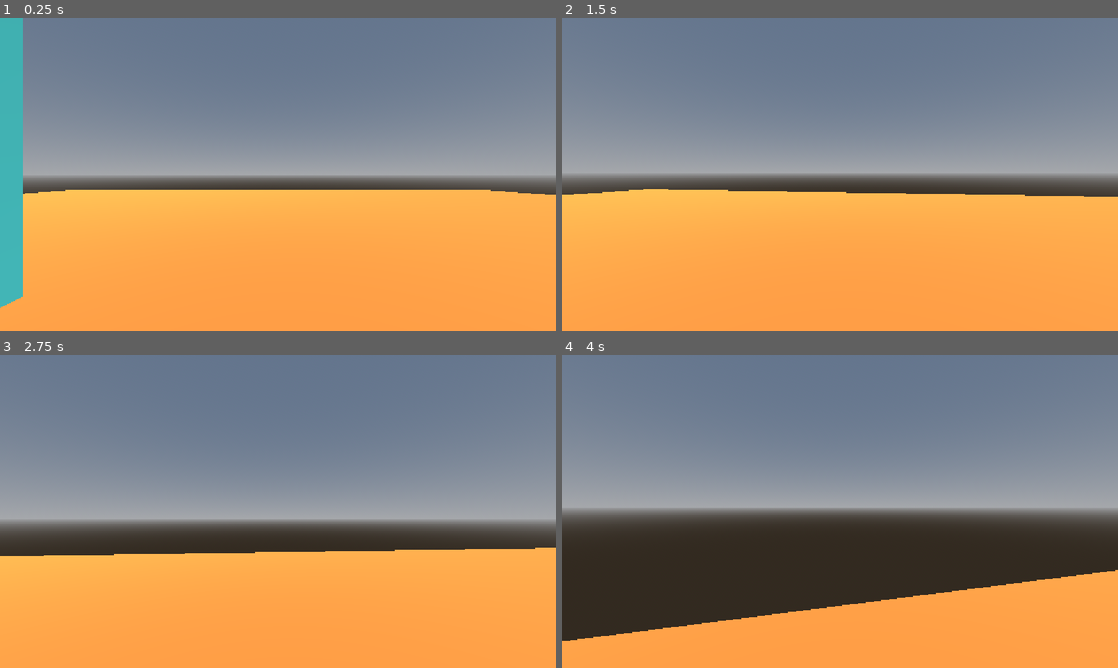
Above: before the commit, frames 1-4 (two rows, left to right).
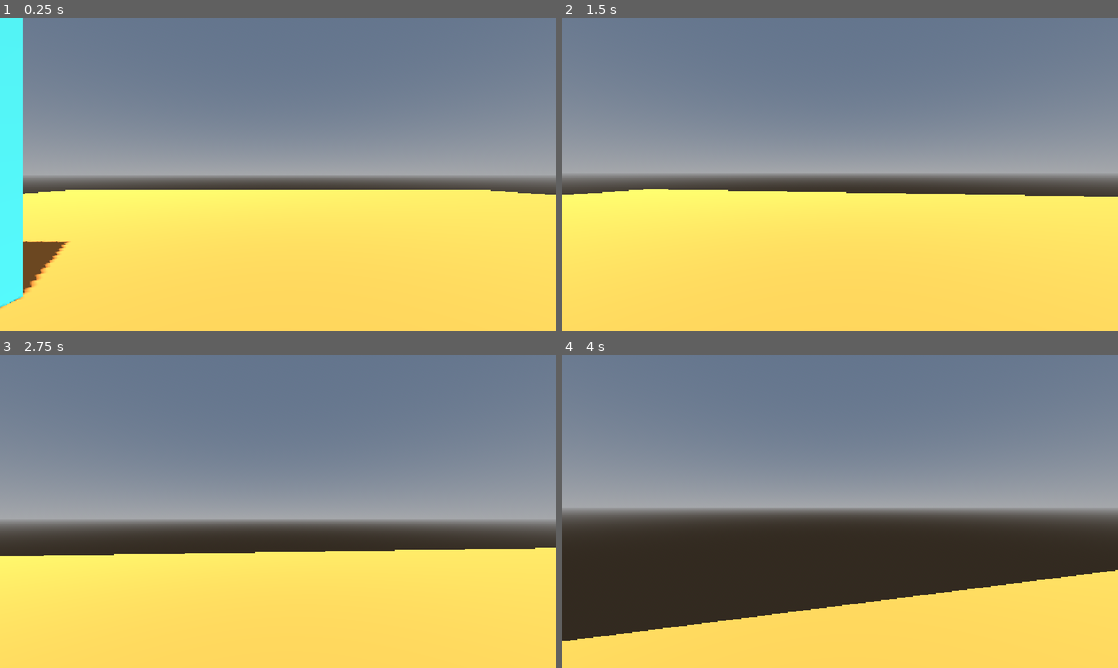
Above: after the commit, the same moments.

Repository: Jakobsen123/godot-multiplayer
Game: Godot game, scene res://Scenes/test_area.tscn
Two runs of this game, one before a commit and one after it. Both use one fixed random seed, a clock stepped at 60 frames per second and the inputs below.
Inputs (mouse positions are in pixels of both pictures, inside the frame that each line leads up to):
- Up to frame 1 (0.25 s): no input
- Up to frame 2 (1.5 s): tap Enter (ui_accept) at 0.5, 0.6, 0.77, 1.07, 1.35 s; move the mouse to (867, 174) at 0.52 s; hold W (moveForward) from 0.53 s (still down); move the mouse to (812, 174) at 1.27 s
- Up to frame 3 (2.75 s): keep holding W (moveForward); tap Enter (ui_accept) at 1.52, 1.82, 2.1 s; move the mouse to (289, 505) at 2.02 s
- Up to frame 4 (4 s): keep holding W (moveForward); move the mouse to (834, 517) at 2.77 s; tap Enter (ui_accept) at 2.85, 3.02, 3.32, 3.6, 3.77 s; move the mouse to (878, 514) at 3.52 s

The runs differ from the first frame. In frame 1, 47% of the frame differs, in the area x 0-100%, y 0-100%; in frame 2, 44%; in frame 3, 37%; in frame 4, 20%.

Commit message:
fix for network, now tcp

Diff:
--- a/godot-mutliplayer/Scenes/test_area.tscn
+++ b/godot-mutliplayer/Scenes/test_area.tscn
@@ -49,6 +49,7 @@
 
 [node name="DirectionalLight3D" type="DirectionalLight3D" parent="WorldEnvironment" unique_id=1391094088]
 transform = Transform3D(0.5773847, -0.7571722, 0.3054785, 0.1706606, 0.4778006, 0.8617317, -0.7984371, -0.44541752, 0.4050942, 0, 3.2150064, 0)
+shadow_enabled = true
 
 [node name="PlayerManager" type="Node3D" parent="." unique_id=1188147004]
 script = ExtResource("2_kpu7f")
--- a/godot-mutliplayer/Scripts/Network.gd
+++ b/godot-mutliplayer/Scripts/Network.gd
@@ -1,23 +1,56 @@
 extends Node
 
-var socket = WebSocketPeer.new()
+var tcp = StreamPeerTCP.new()
 
-const serverURL = '172.20.128.28:9999'
+const SERVER_IP = "172.20.128.28"
+const SERVER_PORT = 9999
 
-func connectToServer():
-	var error = socket.connect_to_url(serverURL)
+var connected = false
+var send_timer = 0.0
+
+
+func _ready():
+	var error = tcp.connect_to_host(SERVER_IP, SERVER_PORT)
 
 	if error != OK:
-		print("connection Failed ", error)
+		print("Connection error: ", error)
 
-func _process(delta: float) -> void:
-	socket.poll()
 
-	if socket.get_ready_state() == WebSocketPeer.STATE_OPEN:
-		while socket.get_available_packet_count() > 0:
-			var packet = socket.get_packet()
-			print(packet.get_string_from_utf8())
+func _process(delta):
+	tcp.poll()
 
-func sendMessage(message: String):
-	if socket.get_ready_state() == WebSocketPeer.STATE_OPEN:
-		socket.send_text(message)
+	if tcp.get_status() == StreamPeerTCP.STATUS_CONNECTED:
+
+		if not connected:
+			connected = true
+			print("Connected to server!")
+
+		send_timer += delta
+
+		if send_timer >= 1.0:
+			send_timer = 0.0
+
+func send_player_data(player_name: String, player_position: Vector3):
+
+	var data = {
+		"type": "player_update",
+		"name": player_name,
+		"position": {
+			"x": player_position.x,
+			"y": player_position.y,
+			"z": player_position.z
+		}
+	}
+
+	var json = JSON.stringify(data)
+
+	send_message(json)
+
+func send_message(message: String):
+	var data = (message + "\n").to_utf8_buffer()
+	var error = tcp.put_data(data)
+
+	if error != OK:
+		print("Send error: ", error)
+	else:
+		print("Sent: ", message)
--- a/godot-mutliplayer/Scripts/playerManager.gd
+++ b/godot-mutliplayer/Scripts/playerManager.gd
@@ -3,6 +3,8 @@
 const PLAYER = preload("res://Scenes/player.tscn")
 
 var players = {}
+
+var myPlayerID = ""
 
 func spawnPlayer(id: String, spawnPosition: Vector3):
 	if players.has(id):
@@ -10,6 +12,8 @@
 
 	var player = PLAYER.instantiate()
 	player.name = id
+
+	player.isLocalPlayer = (id == myPlayerID)
 
 	add_child(player)
 	player.position = spawnPosition
--- a/godot-mutliplayer/Scripts/playerMovement.gd
+++ b/godot-mutliplayer/Scripts/playerMovement.gd
@@ -1,5 +1,6 @@
 extends CharacterBody3D
 
+var isLocalPlayer = true
 
 const SPEED = 5.0
 const JUMP_VELOCITY = 4.5
@@ -17,26 +18,31 @@
 		camera.rotation.x = clamp(camera.rotation.x, -1.5, 1.5)
 
 func _physics_process(delta: float) -> void:
-	# Add the gravity.
-	if not is_on_floor():
-		velocity += get_gravity() * delta
 
-	# Handle jump.
-	if Input.is_action_just_pressed("ui_accept") and is_on_floor():
-		velocity.y = JUMP_VELOCITY
+	if isLocalPlayer:
 
-	if Input.is_action_just_pressed("escape"):
-		get_tree().quit()
+		# Add the gravity.
+		if not is_on_floor():
+			velocity += get_gravity() * delta
 
-	# Get the input direction and handle the movement/deceleration.
-	# As good practice, you should replace UI actions with custom gameplay actions.
-	var input_dir := Input.get_vector("moveLeft", "moveRight", "moveForward", "moveBackward")
-	var direction := (transform.basis * Vector3(input_dir.x, 0, input_dir.y)).normalized()
-	if direction:
-		velocity.x = direction.x * SPEED
-		velocity.z = direction.z * SPEED
-	else:
-		velocity.x = move_toward(velocity.x, 0, SPEED)
-		velocity.z = move_toward(velocity.z, 0, SPEED)
+		# Handle jump.
+		if Input.is_action_just_pressed("ui_accept") and is_on_floor():
+			velocity.y = JUMP_VELOCITY
+
+		if Input.is_action_just_pressed("escape"):
+			get_tree().quit()
+
+		# Get the input direction and handle the movement/deceleration.
+		# As good practice, you should replace UI actions with custom gameplay actions.
+		var input_dir := Input.get_vector("moveLeft", "moveRight", "moveForward", "moveBackward")
+		var direction := (transform.basis * Vector3(input_dir.x, 0, input_dir.y)).normalized()
+		if direction:
+			velocity.x = direction.x * SPEED
+			velocity.z = direction.z * SPEED
+		else:
+			velocity.x = move_toward(velocity.x, 0, SPEED)
+			velocity.z = move_toward(velocity.z, 0, SPEED)
 
 	move_and_slide()
+
+	Network.send_player_data("PLAYERNAME", global_position)
